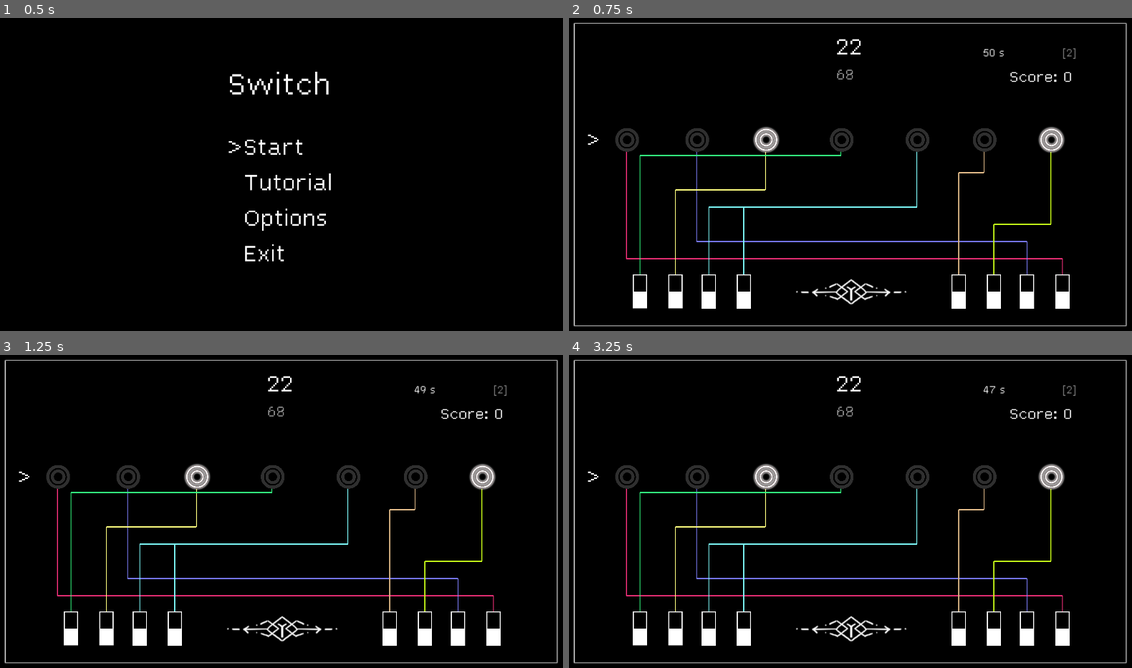
Above: before the commit, frames 1-4 (two rows, left to right).
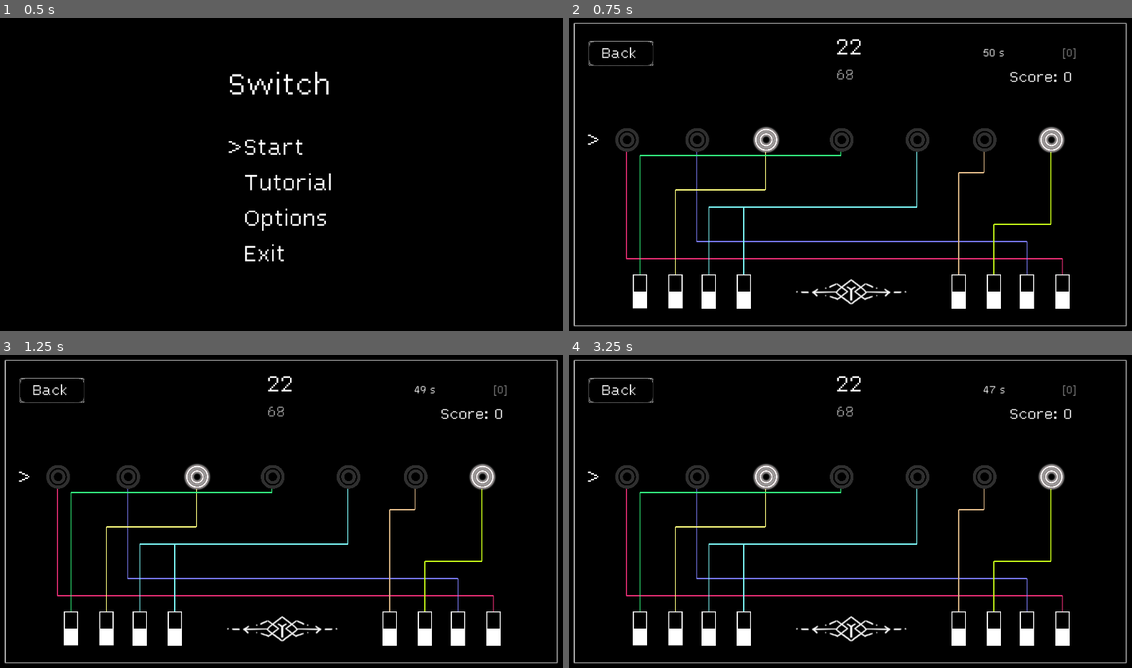
Above: after the commit, the same moments.

Repository: DragonCat4012/Switch
Game: Godot game, scene res://Scenes/menu.tscn
Two runs of this game, one before a commit and one after it. Both use one fixed random seed, a clock stepped at 60 frames per second and the inputs below.
Inputs (mouse positions are in pixels of both pictures, inside the frame that each line leads up to):
- Up to frame 1 (0.5 s): no input
- Up to frame 2 (0.75 s): tap Enter (ui_accept) at 0.5 s; move the mouse to (979, 158) at 0.52 s; hold Right (ui_right) from 0.53 s (still down); click (979, 158) at 0.67 s
- Up to frame 3 (1.25 s): keep holding Right (ui_right); tap Enter (ui_accept) at 0.77 s
- Up to frame 4 (3.25 s): move the mouse to (737, 527) at 1.27 s; release Right (ui_right) at 1.28 s; hold Down (ui_down) 1.28-2.03 s; tap Enter (ui_accept) at 1.52, 2, 2.75, 3.02 s; move the mouse to (906, 439) at 2.02 s; hold Right (ui_right) 2.03-2.78 s; move the mouse to (822, 574) at 2.77 s; hold Up (ui_up) from 2.78 s (still down); click (822, 574) at 2.92 s

Frame 1 is identical in both runs. In frame 2, 0.2% of the frame differs, in the area x 3-90%, y 7-16%; in frame 3, 0.2%; in frame 4, 0.2%.

Commit message:
remvoe old map stuff

Diff:
--- a/Scenes/game.gd
+++ b/Scenes/game.gd
@@ -27,14 +27,13 @@
 @onready var numberPreviewLabel = $CenterContainer/VBoxContainer/NumberPreview
 @onready var scoreLabel = $CenterContainer2/ScoreLabel
 @onready var mapLabel = $CenterContainer3/HBoxContainer/MapLabel
-@onready var backButton = $ColorRect/buttonBackTexture/BackButon
+@onready var backButton = $buttonBackTexture/BackButon
+
 # Audio
 @onready var audioPlayer = $"AudioStreamPlayer"
 
 # Map
-@onready var mapObject = $MarginContainer/Map
 @onready var timerLabel = $CenterContainer3/HBoxContainer/TimerLabel
-var mapRessources = ["res://Sprites/Maps/map_0.PNG","res://Sprites/Maps/map_1.PNG","res://Sprites/Maps/map_2.PNG"]
 var mapIndex = 0
 const WireHandler = preload("res://Wire.gd")
 @onready var wireHandler = WireHandler.WireHandler.new()
@@ -54,38 +53,6 @@
 var timer = Timer.new()
 
 var mapping_dict = {} # key=switch, value=lamp
-var map_dict = { # key=switch, value=lamp
-	2: {
-		1: 4,
-		2: 3,
-		3: 5,
-		4: 2,
-		5: 1,
-		6: 5,
-		7: 7,
-		8: 6
-	},
-	0: {
-		1: 1,
-		2: 4,
-		3: 2,
-		4: 3,
-		5: 1,
-		6: 7,
-		7: 5,
-		8:6
-	},
-	1: {
-		1: 4,
-		2: 1,
-		3: 3,
-		4: 2,
-		5: 3,
-		6: 7,
-		7: 6,
-		8: 5
-	}
-}
 
 func _ready():
 	jsonHandler.loadGame()
@@ -120,7 +87,9 @@
 		get_tree().change_scene_to_file("res://Scenes/menu.tscn")
 
 func _init_game():
-	setupt_map()
+	queue_redraw()
+	mapLabel.text = "["+str(mapIndex)+"]"
+
 	lamp1.reset()
 	lamp2.reset()
 	lamp3.reset()
@@ -154,7 +123,6 @@
 func switch_activated(_switch_number, _isOn):
 	if not audioPlayer.playing:
 			audioPlayer.play()
-	#toggleLamp(map_dict[mapIndex][_switch_number])
 	toggleLamp(mapping_dict[_switch_number])
 
 func toggleLamp(_lampID):
@@ -237,11 +205,6 @@
 		_init_game()
 
 # Map
-func setupt_map():
-	mapIndex = randi_range(0, len(mapRessources)-1)
-	mapObject.texture = load(mapRessources[mapIndex])
-	mapLabel.text = "["+str(mapIndex)+"]"
-
 func createWires():
 	var arr = wireHandler.createMapping()
 	setDict(arr)
--- a/Scenes/game.tscn
+++ b/Scenes/game.tscn
@@ -1,10 +1,9 @@
-[gd_scene load_steps=12 format=3 uid="uid://cygmp3elu4kij"]
+[gd_scene load_steps=11 format=3 uid="uid://cygmp3elu4kij"]
 
 [ext_resource type="Script" path="res://Scenes/game.gd" id="1_67put"]
 [ext_resource type="Texture2D" uid="uid://cf83i6ab4h457" path="res://Sprites/button.PNG" id="2_cvfho"]
 [ext_resource type="FontFile" uid="uid://b2cswqm32sj5f" path="res://Ressources/Lex.ttf" id="2_q8ujg"]
 [ext_resource type="Script" path="res://Sprites/Switch/Switch.gd" id="3_gwxeo"]
-[ext_resource type="Texture2D" uid="uid://q7pg1xi85gxc" path="res://Sprites/Maps/map_1.PNG" id="3_lyxkw"]
 [ext_resource type="Texture2D" uid="uid://bvp45mugj0pvi" path="res://Sprites/Switch/off.PNG" id="3_tksxr"]
 [ext_resource type="Texture2D" uid="uid://bg2v8g0rhtklx" path="res://Sprites/Maps/map_deco.PNG" id="4_tswrj"]
 [ext_resource type="Texture2D" uid="uid://cpiutjtj20tfu" path="res://Sprites/Lamps/off.PNG" id="5_4jnr2"]
@@ -15,25 +14,19 @@
 [node name="Game" type="Node2D"]
 script = ExtResource("1_67put")
 
-[node name="ColorRect" type="ColorRect" parent="."]
-visible = false
-offset_right = 1920.0
-offset_bottom = 1080.0
-color = Color(0, 0, 0, 1)
-
-[node name="buttonBackTexture" type="Sprite2D" parent="ColorRect"]
+[node name="buttonBackTexture" type="Sprite2D" parent="."]
 position = Vector2(189, 136)
 scale = Vector2(0.218072, 0.218072)
 texture = ExtResource("2_cvfho")
 
-[node name="BackButon" type="CenterContainer" parent="ColorRect/buttonBackTexture"]
+[node name="BackButon" type="CenterContainer" parent="buttonBackTexture"]
 offset_left = -450.157
 offset_top = -163.559
 offset_right = -220.157
 offset_bottom = -73.5588
 scale = Vector2(3.73412, 3.73412)
 
-[node name="Label" type="Label" parent="ColorRect/buttonBackTexture/BackButon"]
+[node name="Label" type="Label" parent="buttonBackTexture/BackButon"]
 layout_mode = 2
 theme_override_fonts/font = ExtResource("2_q8ujg")
 theme_override_font_sizes/font_size = 70
@@ -70,11 +63,6 @@
 [node name="MarginContainer" type="MarginContainer" parent="."]
 offset_right = 1920.0
 offset_bottom = 1080.0
-
-[node name="Map" type="Sprite2D" parent="MarginContainer"]
-visible = false
-position = Vector2(960, 540)
-texture = ExtResource("3_lyxkw")
 
 [node name="Map_deco" type="Sprite2D" parent="MarginContainer"]
 position = Vector2(960, 540)
